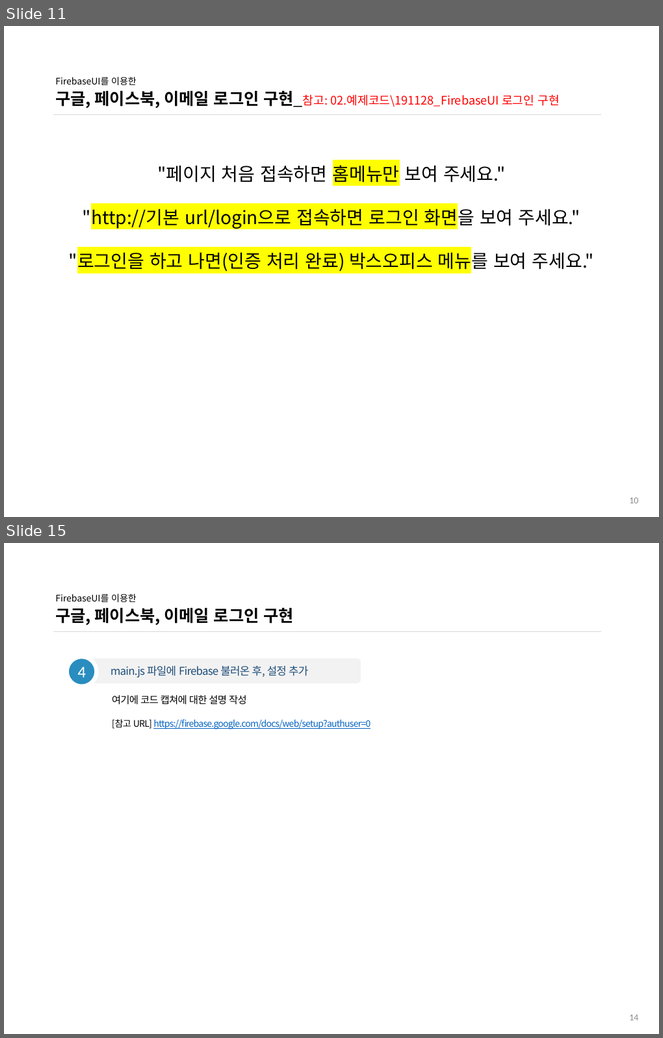
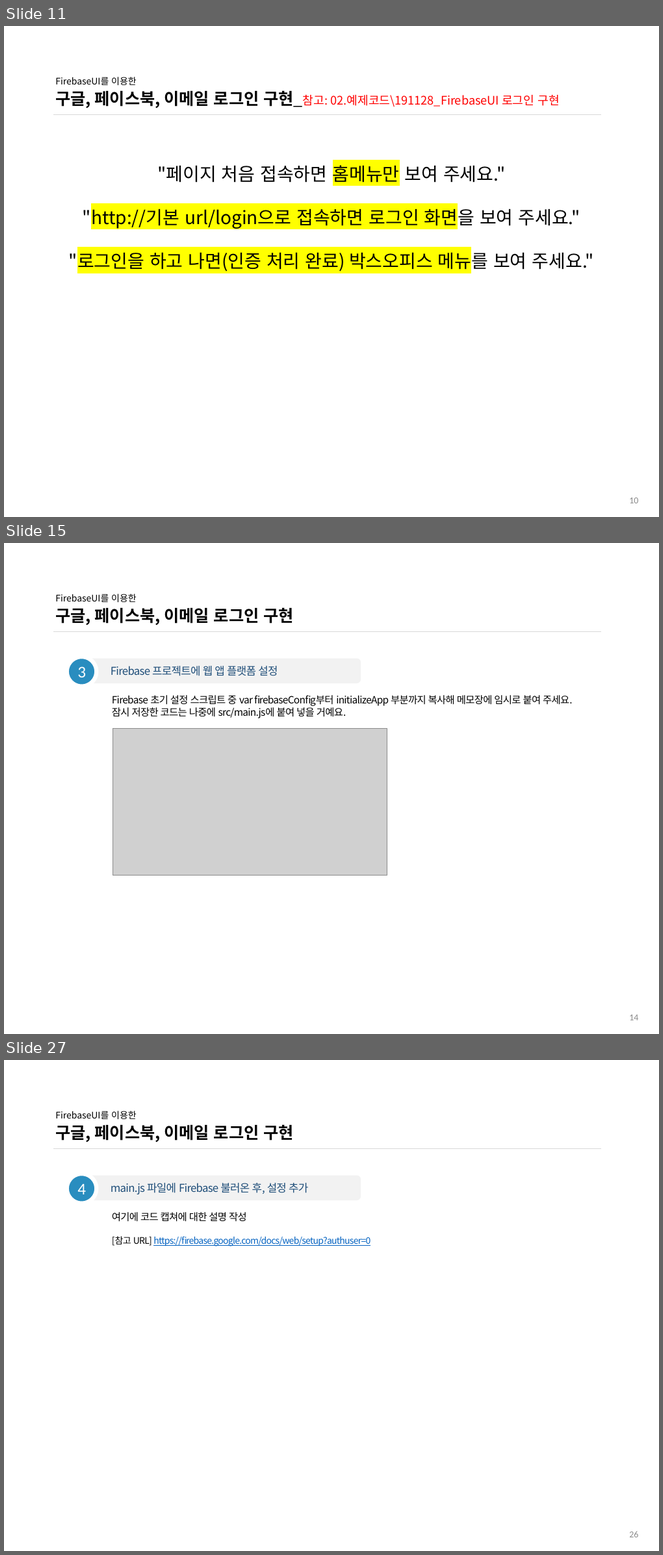
Before and after one commit to ddowon/vueStudy, a slide deck: 01.참고자료/191128_FirebaseUI 로그인 구현.pptx. Shown one above the other, each under a label of ours: slides 11 and 15 before the commit, slides 11, 15 and 27 after it; the slides between them are not shown. The pictures are 663x1038 and 663x1555 pixels, drawn with LibreOffice and Linux fonts; fonts in the diff are those of the drawing; grey boxes stand for pictures; background and template pictures are left out. Boxes give left, top, right and bottom in pixels: in the first picture for what was removed or moved away, otherwise in the second. Text is boxed around its words. In the diff, an @@ line names an element or a change of style, - is before the commit and + after.

Commit message:
12월 5일 15차 FirebaseUI 인증 스터디 자료 내용 보완

```diff
--- a/01.참고자료/191128_FirebaseUI 로그인 구현.pptx
+++ b/01.참고자료/191128_FirebaseUI 로그인 구현.pptx
@@ slide 15 added at (4,543,659,1034), background #FFFFFF @@
@@ title added at (55,594,294,626), 18 pt, text #000000, bold @@
+FirebaseUI를 이용한
+구글, 페이스북, 이메일 로그인 구현
@@ line added from (53, 631) to (601, 631), #D9D9D9 0.5 pt @@
@@ ellipse added at (67,657,96,687), fill #298DBF, outline #FFFFFF 4.5 pt, 18 pt, text #FFFFFF @@
+3
@@ rounded rectangle added at (83,658,361,683), fill #F2F2F2, 12 pt, text #1F4E79 @@
+Firebase 프로젝트에 웹 앱 플랫폼 설정
@@ text added at (112,695,573,719), 11 pt, text #000000 @@
+Firebase 초기 설정 스크립트 중 var firebaseConfig부터 initializeApp 부분까지 복사해 메모장에 임시로 붙여 주세요.
+잠시 저장한 코드는 나중에 src/main.js에 붙여 넣을 거예요.
@@ picture added at (113,729,388,876) @@
@@ page number added at (629,1015,638,1021), 10 pt, text #8C8C8C @@
+14
@@ what was slide 15 is now slide 27 @@
@@ page number at (629,1532,638,1538): text changed @@
-14
+26
```
Also in this commit, not shown: 5 slides changed, 11 other slides added.
